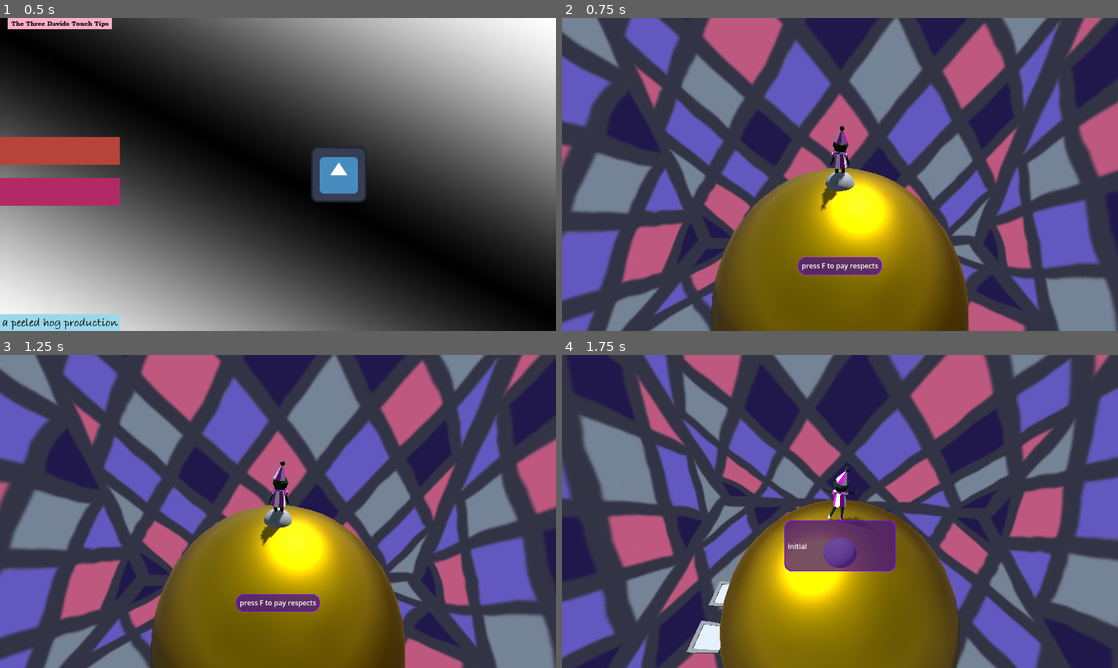
Above: before the commit, frames 1-4 (two rows, left to right).
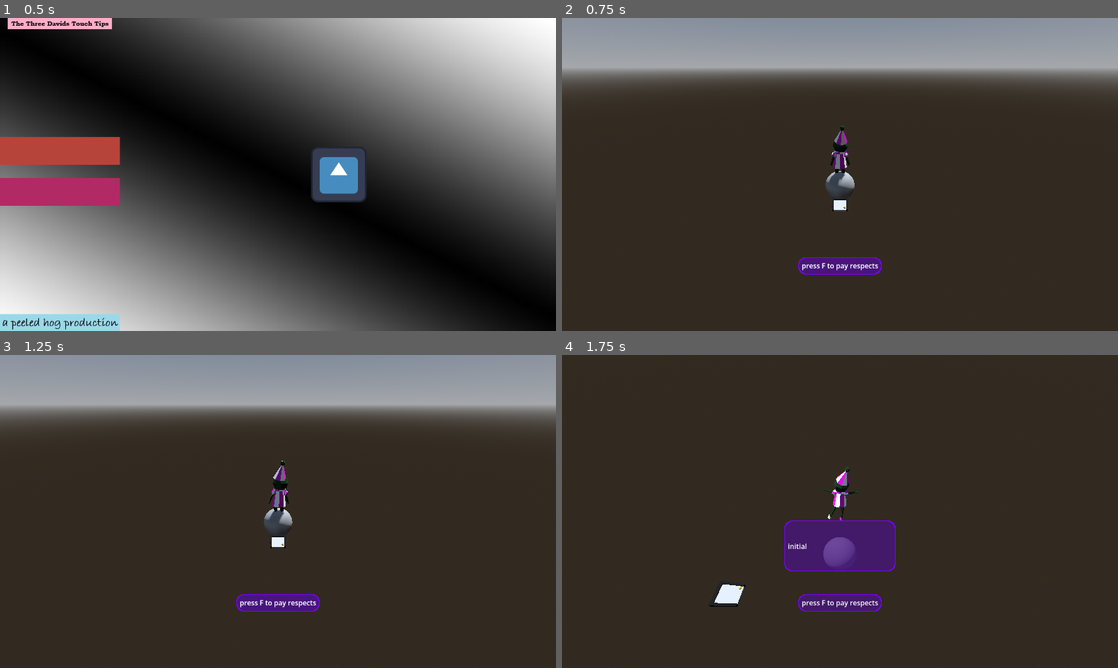
Above: after the commit, the same moments.

Repository: boner-cmd/effective-octo-pancake
Game: Godot game, scene res://Scenes/TitleScreen.tscn
The game is run twice, just before and just after one commit, with the same random seed, the same clock (stepped at 60 frames per second) and the same inputs. The engine's default icon, where the game draws it, is replaced by a stand-in: a white triangle on a blue panel in a dark square. Sound files missing from this copy of the repository are replaced by a short silence.
Inputs (mouse positions are in pixels of both pictures, inside the frame that each line leads up to):
- Up to frame 1 (0.5 s): no input
- Up to frame 2 (0.75 s): click (623, 149) at 0.5 s
- Up to frame 3 (1.25 s): no input
- Up to frame 4 (1.75 s): tap F (interact) at 1.25 s; move the mouse to (867, 511) at 1.27 s; hold W (up) from 1.28 s (still down); hold F (interact) from 1.28 s (still down); tap Enter (ui_accept) at 1.52 s

Frame 1 is identical in both runs. In frame 2, 97% of the frame differs, in the area x 0-100%, y 0-100%; in frame 3, 97%; in frame 4, 98%.

Commit message:
imports, working on doors

Diff:
--- /dev/null
+++ b/Character Export Files/clown/DoorStuff/door_TSCN.tscn
@@ -0,0 +1,13 @@
+[gd_scene format=3 uid="uid://dgx7y2tmwq846"]
+
+[ext_resource type="PackedScene" uid="uid://biagbhjemrxyn" path="res://Character Export Files/clown/DoorStuff/DoorAnims.fbx" id="1_uhueb"]
+[ext_resource type="Material" uid="uid://bsi1h4klkvmwi" path="res://Character Export Files/clown/DoorStuff/knob_mat.tres" id="2_tlx66"]
+[ext_resource type="Material" uid="uid://bschggle55uun" path="res://Character Export Files/clown/DoorStuff/frame_mat.tres" id="3_qn03r"]
+
+[node name="DoorAnims" unique_id=1938978798 instance=ExtResource("1_uhueb")]
+
+[node name="Door" parent="Skeleton3D" parent_id_path=PackedInt32Array(1115533347) index="0" unique_id=1374544708]
+surface_material_override/1 = ExtResource("2_tlx66")
+
+[node name="Frame" parent="Skeleton3D" parent_id_path=PackedInt32Array(1115533347) index="2" unique_id=211299161]
+surface_material_override/0 = ExtResource("3_qn03r")
--- /dev/null
+++ b/Character Export Files/clown/DoorStuff/frame_mat.tres
@@ -0,0 +1,4 @@
+[gd_resource type="StandardMaterial3D" format=3 uid="uid://bschggle55uun"]
+
+[resource]
+albedo_color = Color(0, 0, 0, 1)
--- /dev/null
+++ b/Character Export Files/clown/DoorStuff/knob_mat.tres
@@ -0,0 +1,6 @@
+[gd_resource type="StandardMaterial3D" format=3 uid="uid://bsi1h4klkvmwi"]
+
+[resource]
+albedo_color = Color(0.6270721, 0.5150136, 3.85046e-07, 1)
+metallic = 0.66
+roughness = 0.43
--- a/Character Scenes/DoorAnimHandler.gd
+++ b/Character Scenes/DoorAnimHandler.gd
@@ -1,5 +1,7 @@
 extends Node3D
 @onready var anim_tree: AnimationTree = $AnimationTree
+
+
 
 enum AnimStates {IDLE, STASIS, SPAWN, DESPAWN, EXIT}
 
@@ -45,3 +47,11 @@
 
 signal exit_anim_finished
 signal exit_anim_started
+
+
+func _on_door_spawn_radius_area_entered(_area: Area3D) -> void:
+	_set_door_anim(AnimStates.SPAWN)
+	print("entered")
+
+func _on_door_spawn_radius_area_exited(_area: Area3D) -> void:
+	_set_door_anim(AnimStates.DESPAWN)
--- a/Character Scenes/Door_Boiler.tscn
+++ b/Character Scenes/Door_Boiler.tscn
@@ -1,31 +1,70 @@
 [gd_scene format=3 uid="uid://cea4qqppfgm2"]
 
 [ext_resource type="PackedScene" uid="uid://df67w758w3f4v" path="res://Character Scenes/door.tscn" id="2_coq8p"]
-[ext_resource type="Material" uid="uid://cipybu1vobpug" path="res://Character Export Files/Materials/glow_placeholder.tres" id="3_coq8p"]
+[ext_resource type="Texture2D" uid="uid://dvcd40p0klyl1" path="res://Placeholder Assets (UI)/text_rect_placeholder.png" id="2_cyo0d"]
+
+[sub_resource type="CylinderShape3D" id="CylinderShape3D_ua6hq"]
+height = 4.0
+radius = 5.0
 
 [node name="Door" type="Node3D" unique_id=683049571]
 
 [node name="DoorBaseModel" parent="." unique_id=1012687003 instance=ExtResource("2_coq8p")]
-transform = Transform3D(1, 0, 0, 0, 1, 0, 0, 0, 1, 0, -0.1, 0)
+transform = Transform3D(1, 0, 0, 0, 1, 0, 0, 0, 1, 0, 4.9, 0)
 
-[node name="Viewport" parent="DoorBaseModel/DoorAnims/Skeleton3D" parent_id_path=PackedInt32Array(1012687003, 1938978798, 1115533347) index="1" unique_id=2090780855]
-visible = true
-surface_material_override/0 = ExtResource("3_coq8p")
+[node name="DoorCollider" parent="DoorBaseModel" index="2" unique_id=1935212185]
+collision_mask = 1
 
-[node name="DoorBaseModel2" parent="." unique_id=1631512656 instance=ExtResource("2_coq8p")]
-transform = Transform3D(1, 0, 0, 0, 1, 0, 0, 0, 1, -1.841933, -0.1, 0)
+[node name="DoorSpawnRadius" type="Area3D" parent="DoorBaseModel" unique_id=1921781608 groups=["Door"]]
+transform = Transform3D(1, 0, 0, 0, 1, 0, 0, 0, 1, 0, 1.0999999, 0)
+collision_layer = 16
+collision_mask = 0
 
-[node name="Viewport" parent="DoorBaseModel2/DoorAnims/Skeleton3D" parent_id_path=PackedInt32Array(1631512656, 1938978798, 1115533347) index="1" unique_id=2090780855]
-visible = true
-surface_material_override/0 = ExtResource("3_coq8p")
+[node name="CollisionShape3D" type="CollisionShape3D" parent="DoorBaseModel/DoorSpawnRadius" unique_id=196864834]
+shape = SubResource("CylinderShape3D_ua6hq")
+
+[node name="CanvasLayer" type="CanvasLayer" parent="DoorBaseModel/DoorSpawnRadius" unique_id=260731792]
+unique_name_in_owner = true
+follow_viewport_enabled = true
+
+[node name="interact" type="MarginContainer" parent="DoorBaseModel/DoorSpawnRadius/CanvasLayer" unique_id=6819583]
+unique_name_in_owner = true
+anchors_preset = 7
+anchor_left = 0.5
+anchor_top = 1.0
+anchor_right = 0.5
+anchor_bottom = 1.0
+offset_left = -96.0
+offset_top = -170.0
+offset_right = 96.0
+offset_bottom = -130.0
+grow_horizontal = 2
+grow_vertical = 0
+
+[node name="NinePatchRect" type="NinePatchRect" parent="DoorBaseModel/DoorSpawnRadius/CanvasLayer/interact" unique_id=1479198824]
+texture_filter = 1
+layout_mode = 2
+texture = ExtResource("2_cyo0d")
+patch_margin_left = 16
+patch_margin_top = 16
+patch_margin_right = 16
+patch_margin_bottom = 16
+
+[node name="MarginContainer" type="MarginContainer" parent="DoorBaseModel/DoorSpawnRadius/CanvasLayer/interact" unique_id=228315921]
+layout_mode = 2
+theme_override_constants/margin_left = 8
+theme_override_constants/margin_top = 8
+theme_override_constants/margin_right = 8
+theme_override_constants/margin_bottom = 8
+
+[node name="Label" type="Label" parent="DoorBaseModel/DoorSpawnRadius/CanvasLayer/interact/MarginContainer" unique_id=328678636]
+layout_mode = 2
+theme_override_colors/font_color = Color(1, 1, 1, 1)
+text = "press F to pay respects"
+vertical_alignment = 1
 
 [node name="PlayerAnimationPosition" type="Node3D" parent="." unique_id=1635482596]
 transform = Transform3D(1, 0, 0, 0, 0.99862945, -0.052335955, 0, 0.052335955, 0.99862945, 0, 0.033, 0.6)
 
-[node name="Camera3D" type="Camera3D" parent="." unique_id=1192522549]
-transform = Transform3D(1, 0, 0, 0, 1, 0, 0, 0, 1, -0.990438, 0.7667844, 2.101192)
-
 [editable path="DoorBaseModel"]
 [editable path="DoorBaseModel/DoorAnims"]
-[editable path="DoorBaseModel2"]
-[editable path="DoorBaseModel2/DoorAnims"]
--- a/Character Scenes/door.tscn
+++ b/Character Scenes/door.tscn
@@ -1,7 +1,7 @@
 [gd_scene format=3 uid="uid://df67w758w3f4v"]
 
-[ext_resource type="PackedScene" uid="uid://biagbhjemrxyn" path="res://Character Export Files/clown/DoorStuff/DoorAnims.fbx" id="1_km3ct"]
 [ext_resource type="Script" uid="uid://nx54407x73xm" path="res://Character Scenes/DoorAnimHandler.gd" id="1_op1q4"]
+[ext_resource type="PackedScene" uid="uid://dgx7y2tmwq846" path="res://Character Export Files/clown/DoorStuff/door_TSCN.tscn" id="2_op1q4"]
 
 [sub_resource type="AnimationNodeAnimation" id="AnimationNodeAnimation_6yyf7"]
 animation = &"DoorExit"
@@ -39,6 +39,7 @@
 [sub_resource type="AnimationNodeTimeScale" id="AnimationNodeTimeScale_k6kb1"]
 
 [sub_resource type="AnimationNodeBlendTree" id="AnimationNodeBlendTree_285g0"]
+graph_offset = Vector2(-52.51935, -30.56131)
 nodes/output/position = Vector2(1180, 120)
 nodes/Anim_DoorIdle/node = SubResource("AnimationNodeAnimation_t78re")
 nodes/Anim_DoorIdle/position = Vector2(240, -340)
@@ -74,22 +75,6 @@
 [node name="Door" type="Node3D" unique_id=1012687003]
 script = ExtResource("1_op1q4")
 
-[node name="DoorAnims" parent="." unique_id=1938978798 instance=ExtResource("1_km3ct")]
-
-[node name="Skeleton3D" parent="DoorAnims" index="0" unique_id=1115533347]
-bones/1/position = Vector3(1.3280718, 8.3063635e-16, 0)
-bones/1/scale = Vector3(1, 0.7444445, 1)
-bones/2/rotation = Quaternion(0.9996079, 0.0280008, -6.120631e-17, 1.7144901e-18)
-bones/3/position = Vector3(1.1175799, 0.47247896, -4.318813e-16)
-bones/3/rotation = Quaternion(0.9996079, 0.02800081, -1.2070214e-16, 5.7777216e-17)
-bones/3/scale = Vector3(1, 0.7444445, 1)
-
-[node name="Viewport" parent="DoorAnims/Skeleton3D" index="1" unique_id=2090780855]
-visible = false
-
-[node name="AnimationPlayer" parent="DoorAnims" index="1" unique_id=2136793808]
-speed_scale = 2.0
-
 [node name="AnimationTree" type="AnimationTree" parent="." unique_id=237004024]
 root_node = NodePath("../DoorAnims")
 tree_root = SubResource("AnimationNodeBlendTree_285g0")
@@ -104,8 +89,19 @@
 "parameters/TimeScale 3/scale" = 1.0
 parameters/DoorIdle_Reset/seek_request = -1.0
 
-[node name="DoorCollider" type="Area3D" parent="." unique_id=1228772227]
+[node name="DoorAnims" parent="." unique_id=1938978798 instance=ExtResource("2_op1q4")]
+
+[node name="Skeleton3D" parent="DoorAnims" index="0" unique_id=1115533347]
+bones/1/position = Vector3(1.3280718, 8.3063635e-16, 0)
+bones/1/scale = Vector3(1, 0.7444445, 1)
+bones/2/rotation = Quaternion(0.9996079, 0.0280008, -6.120631e-17, 1.7144901e-18)
+bones/3/position = Vector3(1.1175799, 0.47247896, -4.318813e-16)
+bones/3/rotation = Quaternion(0.9996079, 0.02800081, -1.2070214e-16, 5.7777216e-17)
+bones/3/scale = Vector3(1, 0.7444445, 1)
+
+[node name="DoorCollider" type="StaticBody3D" parent="." unique_id=1935212185]
 collision_layer = 2
+collision_mask = 3
 
 [node name="CollisionShape3D" type="CollisionShape3D" parent="DoorCollider" unique_id=1775488323]
 transform = Transform3D(1, 0, 0, 0, 1, 0, 0, 0, 1, 0, 0.6566018, 0)
--- a/Character Scenes/interaction_detector.gd
+++ b/Character Scenes/interaction_detector.gd
@@ -1,7 +1,7 @@
 extends Area3D
 
+
 var interact_ui : MarginContainer
-
 # Tracks the current object the player is overlapping with
 var current_area: Area3D = null
 # var interaction_label: Label = null
@@ -12,10 +12,13 @@
 		interact_ui.visible = false
 
 func _on_area_entered(area: Area3D) -> void:
-	current_area = area
-	interact_ui = area.interact_ui
-	interact_ui.visible = true
+	if area.is_in_group("Door"):
+		print(area)
+	else:
+		current_area = area
+		interact_ui = area.interact_ui
+		interact_ui.visible = true
 
 func _on_area_exited(_area: Area3D) -> void:
-	current_area = null
-	interact_ui.visible = false
+		current_area = null
+		interact_ui.visible = false
--- a/Scenes/MainScene.tscn
+++ b/Scenes/MainScene.tscn
@@ -5,7 +5,6 @@
 [ext_resource type="PackedScene" uid="uid://du48lbtyb65at" path="res://Scenes/Inventory.tscn" id="2_tr2i4"]
 [ext_resource type="PackedScene" uid="uid://dp211qoeihfpj" path="res://Scenes/Planets/planet_template.tscn" id="3_nhkr4"]
 [ext_resource type="PackedScene" uid="uid://dd1q0dg8wn1nx" path="res://Scenes/DialogueManager/InteractionAreaTemplate.tscn" id="4_7rqgy"]
-[ext_resource type="PackedScene" uid="uid://dlwm28pougg7e" path="res://planets/Scenes/01_Kings_Planet.tscn" id="7_f140w"]
 [ext_resource type="PackedScene" uid="uid://cea4qqppfgm2" path="res://Character Scenes/Door_Boiler.tscn" id="7_q68mp"]
 
 [sub_resource type="SphereShape3D" id="SphereShape3D_ylgs7"]
@@ -29,17 +28,11 @@
 shape = SubResource("SphereShape3D_ylgs7")
 
 [node name="PlanetTemplate" parent="DefaultLoadingPlanet" unique_id=731662202 instance=ExtResource("3_nhkr4")]
-visible = false
 
 [node name="InteractionAreaTemplate" parent="DefaultLoadingPlanet" unique_id=1441746603 instance=ExtResource("4_7rqgy")]
 
 [node name="Door" parent="." unique_id=683049571 instance=ExtResource("7_q68mp")]
-transform = Transform3D(1, 0, 0, 0, -4.371139e-08, 1, 0, -1, -4.371139e-08, 0, 0, -5)
-
-[node name="Viewport" parent="Door/DoorBaseModel/DoorAnims/Skeleton3D" parent_id_path=PackedInt32Array(683049571, 1012687003, 1938978798, 1115533347) index="1" unique_id=2090780855]
-surface_material_override/0 = null
-
-[node name="KingsPlanet" parent="." unique_id=1308541420 instance=ExtResource("7_f140w")]
+transform = Transform3D(1, 0, 0, 0, -4.371139e-08, 1, 0, -1, -4.371139e-08, 0, 0, 0)
 
 [connection signal="ui_closed" from="MapUI" to="." method="_on_map_ui_ui_closed"]
 [connection signal="ui_opened" from="MapUI" to="." method="_on_map_ui_ui_opened"]
@@ -48,5 +41,4 @@
 [editable path="Door"]
 [editable path="Door/DoorBaseModel"]
 [editable path="Door/DoorBaseModel/DoorAnims"]
-[editable path="Door/DoorBaseModel2"]
-[editable path="Door/DoorBaseModel2/DoorAnims"]
+[editable path="Door/InteractionArea"]
--- a/Scenes/Planets/planet_template.tscn
+++ b/Scenes/Planets/planet_template.tscn
@@ -27,4 +27,5 @@
 shadow_enabled = true
 
 [node name="MeshInstance" type="MeshInstance3D" parent="." unique_id=1376272532]
+visible = false
 mesh = SubResource("SphereMesh_7rqgy")
--- a/project.godot
+++ b/project.godot
@@ -26,6 +26,10 @@
 window/size/viewport_width=1280
 window/size/viewport_height=720
 window/stretch/mode="viewport"
+
+[global_group]
+
+Door="doors"
 
 [input]
 
Not shown, added: music exports/boddhisattva2026-05-2221_27_06.wav.import
Not shown, added: music exports/festering mass2026-05-2220_52_41.wav.import
Not shown, added: music exports/lamp2026-05-2222_01_50.wav.import
Not shown, added: music exports/slime mould2026-05-2219_04_13.wav.import
Not shown, added: sound fx exports/door activate2026-05-2223_57_42.wav.import
Not shown, added: sound fx exports/door activation2026-05-2300_11_04.wav.import
Not shown, added: sound fx exports/door closing and opening2026-05-2223_33_24.wav.import
Not shown, added: sound fx exports/explosion2026-05-2300_06_40.wav.import
Not shown, added: sound fx exports/item get jingle2026-05-2300_15_11.wav.import
Not shown, added: sound fx exports/item give jingle2026-05-2300_18_44.wav.import
Not shown, added: sound fx exports/jump2026-05-2222_28_27.wav.import
Not shown, added: sound fx exports/menu choice blip2026-05-2222_33_19.wav.import
(and 2 more such lines)
